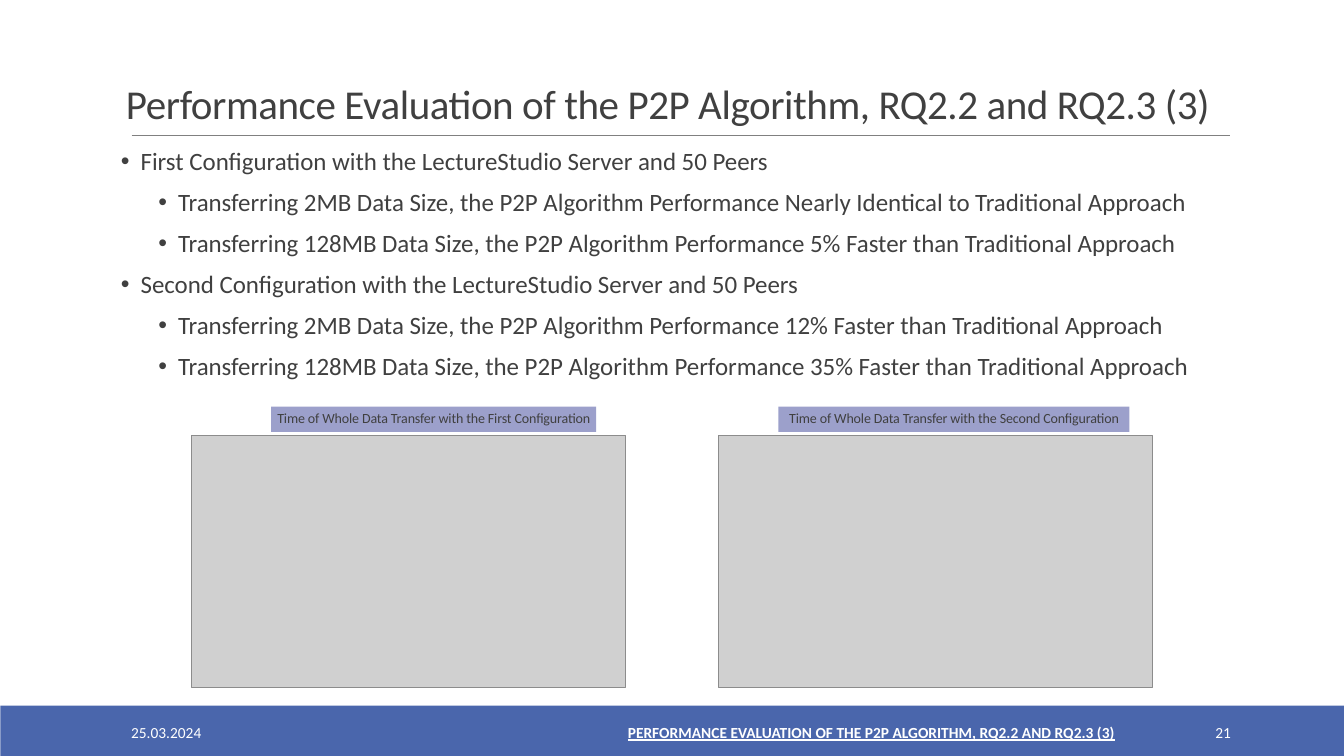
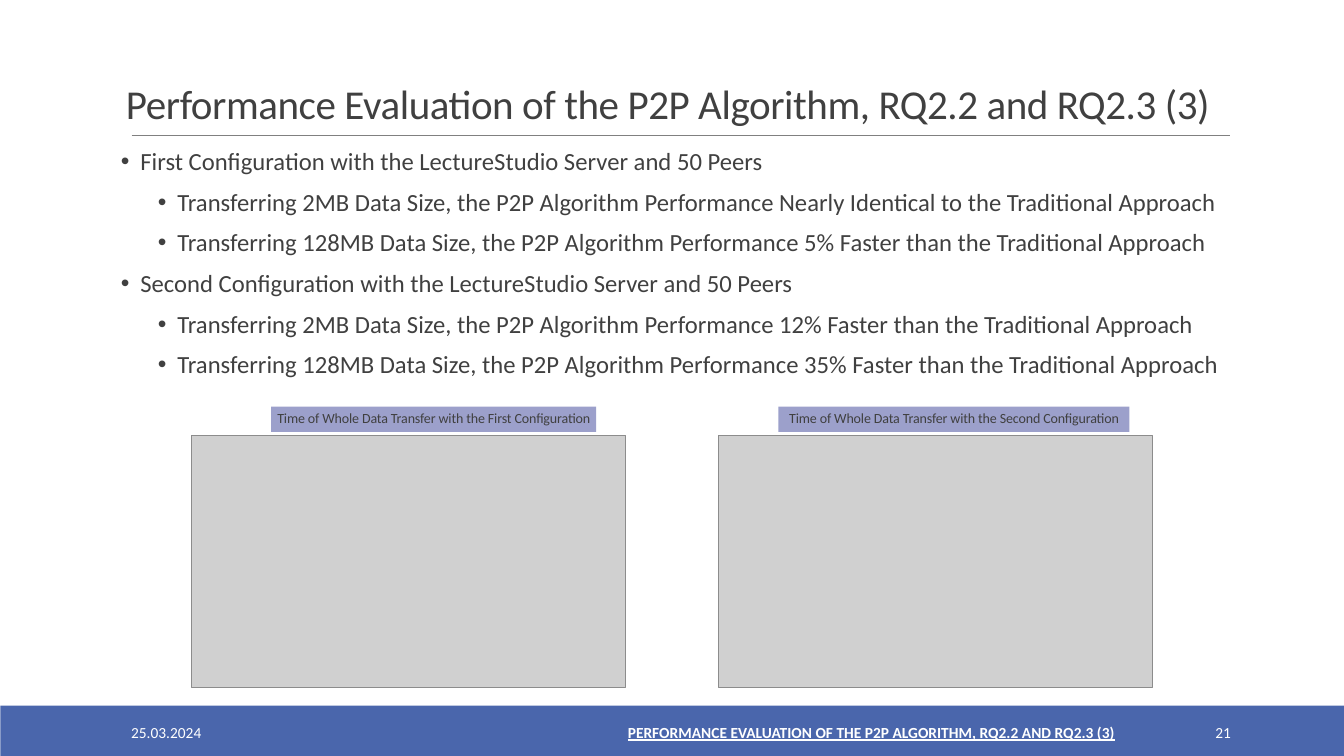
Before and after one commit to oezcankaraca/abschlussvortrag, a slide deck: slide 21 of Abschlussvortrag.pptx. Drawn at 1344x756 pixels with LibreOffice and Linux fonts; fonts in the diff are those of the drawing; grey boxes stand for pictures. Boxes give left, top, right and bottom in pixels: in the first picture for what was removed or moved away, otherwise in the second. Text is boxed around its words. In the diff, an @@ line names an element or a change of style, - is before the commit and + after.

```diff
--- a/Abschlussvortrag.pptx
+++ b/Abschlussvortrag.pptx
@@ text at box(140, 153, 792, 297): size 17.8 to 17.6 pt in "First Configuration with the LectureStudio Server and ...", "Second Configuration with the LectureStudio Server and ..."; indent changed @@
@@ text at box(177, 194, 1216, 256): text changed; size 17.8 to 17.6 pt @@
-  • Transferring 2MB Data Size, the P2P Algorithm Performance Nearly Identical to Traditional Approach
-  • Transferring 128MB Data Size, the P2P Algorithm Performance 5% Faster than Traditional Approach
+  • Transferring 2MB Data Size, the P2P Algorithm Performance Nearly Identical to the Traditional Approach
+  • Transferring 128MB Data Size, the P2P Algorithm Performance 5% Faster than the Traditional Approach
@@ text at box(177, 316, 1218, 378): text changed; size 17.8 to 17.6 pt @@
-  • Transferring 2MB Data Size, the P2P Algorithm Performance 12% Faster than Traditional Approach
-  • Transferring 128MB Data Size, the P2P Algorithm Performance 35% Faster than Traditional Approach
+  • Transferring 2MB Data Size, the P2P Algorithm Performance 12% Faster than the Traditional Approach
+  • Transferring 128MB Data Size, the P2P Algorithm Performance 35% Faster than the Traditional Approach
```
Also in this commit, not shown: 16 other slides changed, 3 other files.
